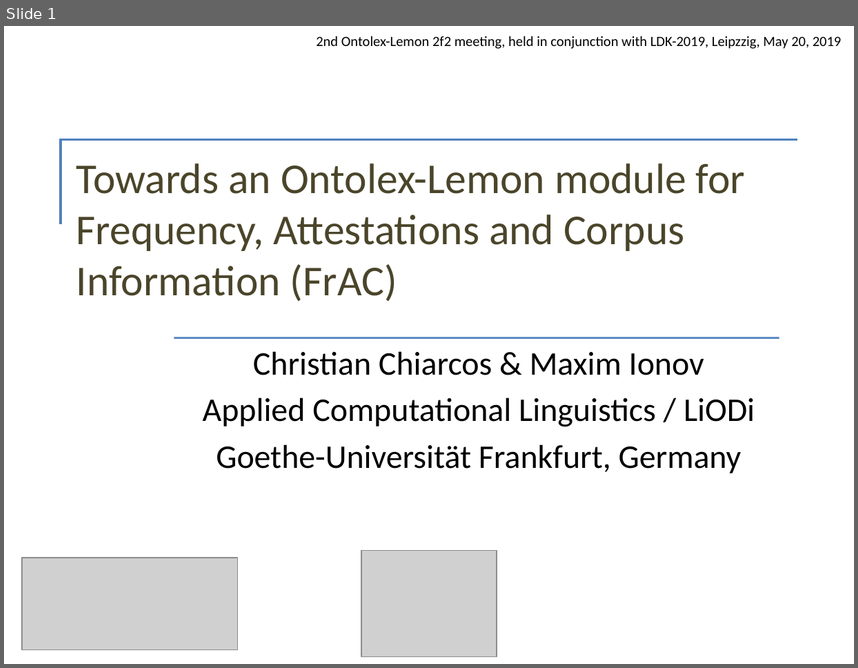
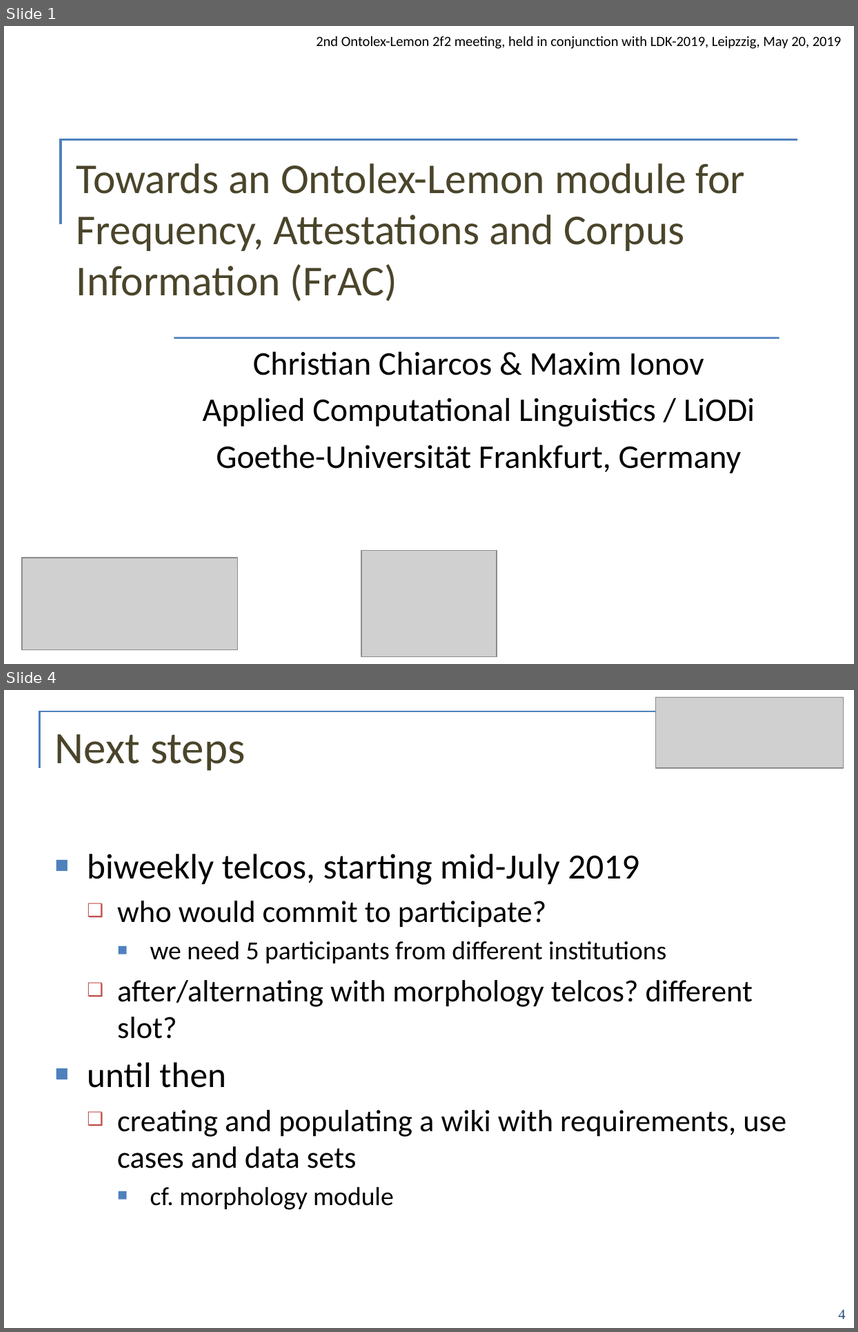
Before and after one commit to ontolex/frequency-attestation-corpus-information, a slide deck: doc/ontolex-f2f-leipzig-may2019.pptx. Shown one above the other, each under a label of ours: slide 1 before the commit, slides 1 and 4 after it; the slides between them are not shown. The pictures are 858x668 and 858x1332 pixels, drawn with LibreOffice and Linux fonts; fonts in the diff are those of the drawing; grey boxes stand for pictures; background and template pictures are left out. Boxes give left, top, right and bottom in pixels: in the first picture for what was removed or moved away, otherwise in the second. Text is boxed around its words. In the diff, an @@ line names an element or a change of style, - is before the commit and + after.

```diff
--- a/doc/ontolex-f2f-leipzig-may2019.pptx
+++ b/doc/ontolex-f2f-leipzig-may2019.pptx
@@ slide 4 added at box(4, 690, 854, 1328), background #FFFFFF @@
@@ picture added at box(656, 697, 844, 767) @@
@@ ellipse added at box(668, 701, 843, 717), fill #FFFFFF @@
@@ freeform shape added at box(40, 711, 805, 768), outline #4F81BD 1.5 pt @@
@@ title added at box(55, 734, 245, 771), 38 pt, text #4A452A @@
+Next steps
@@ text added at box(87, 854, 786, 1210), 26 pt, text #000000 @@
+■ biweekly telcos, starting mid-July 2019
+  ❑ who would commit to participate?
+    ■ we need 5 participants from different institutions
+  ❑ after/alternating with morphology telcos? different slot?
+■ until then
+  ❑ creating and populating a wiki with requirements, use cases and data sets
+    ■ cf. morphology module
@@ rectangle added at box(451, 942, 853, 1328), fill gradient #FFFFFF @@
@@ page number added at box(838, 1309, 845, 1319), 12 pt, text #1F497D @@
+4
```
Also in this commit, not shown: 22 slides changed, 26 other slides added, 50 slides removed.
